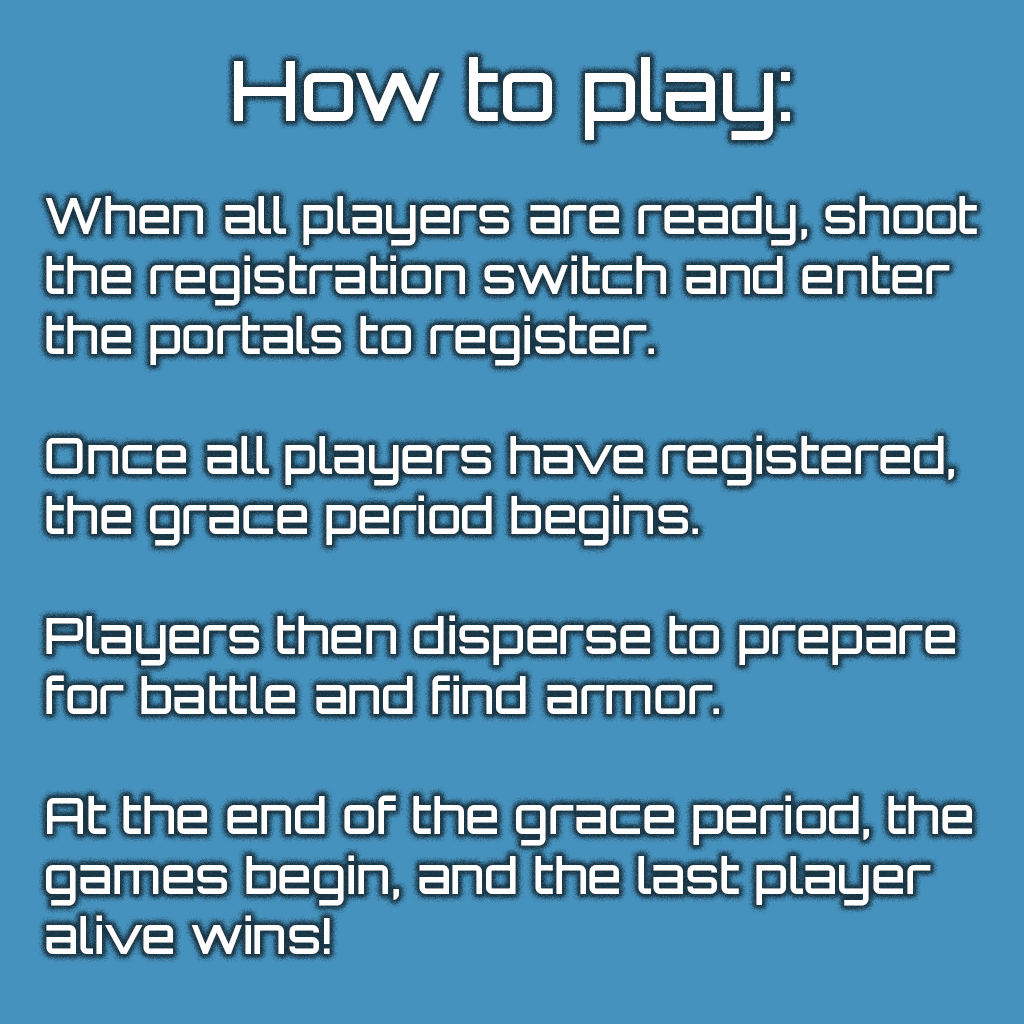
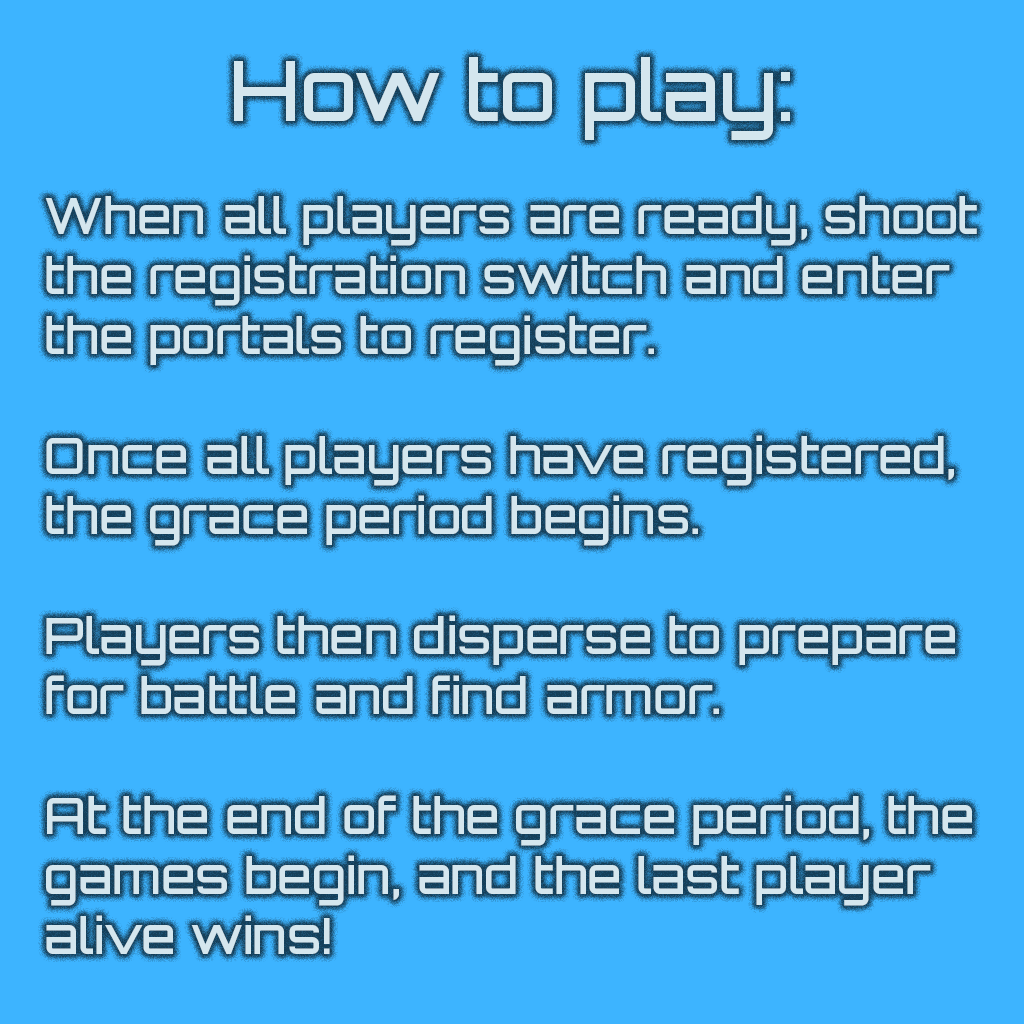
Two versions of the same layered image (1024x1024). Layer-by-layer changes:
painted on "When all players are ready, shoot the registration switch and e" over [45, 196, 977, 954]
painted on "How to play:" over [234, 57, 790, 140]
painted on "Layer 1" over [0, 0, 1024, 1024]
